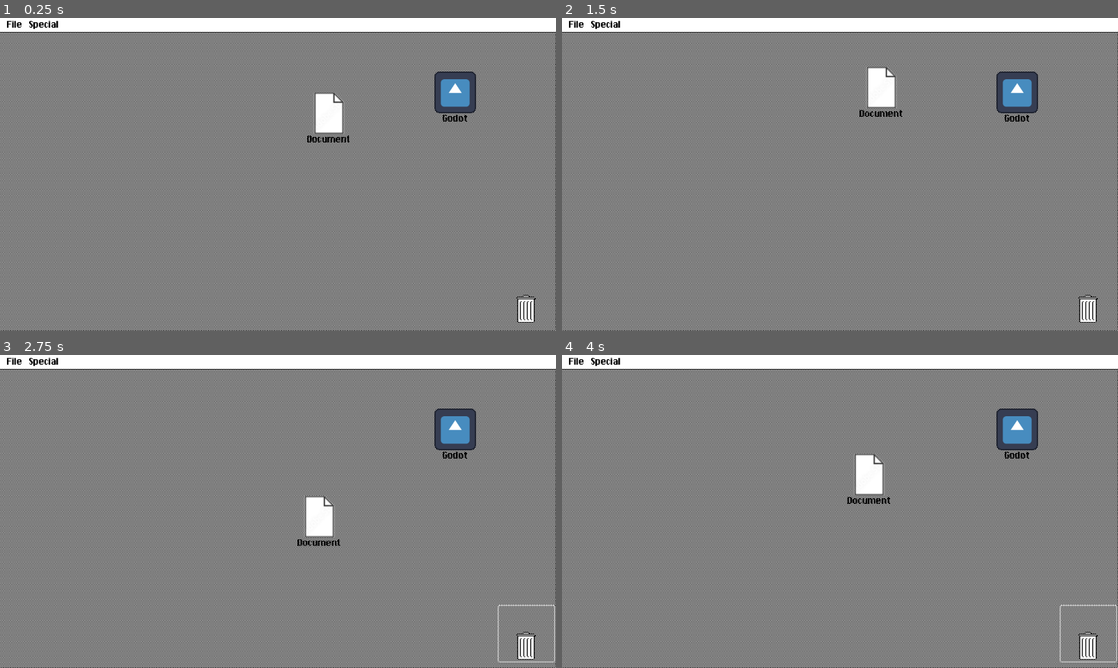
Above: before the commit, frames 1-4 (two rows, left to right).
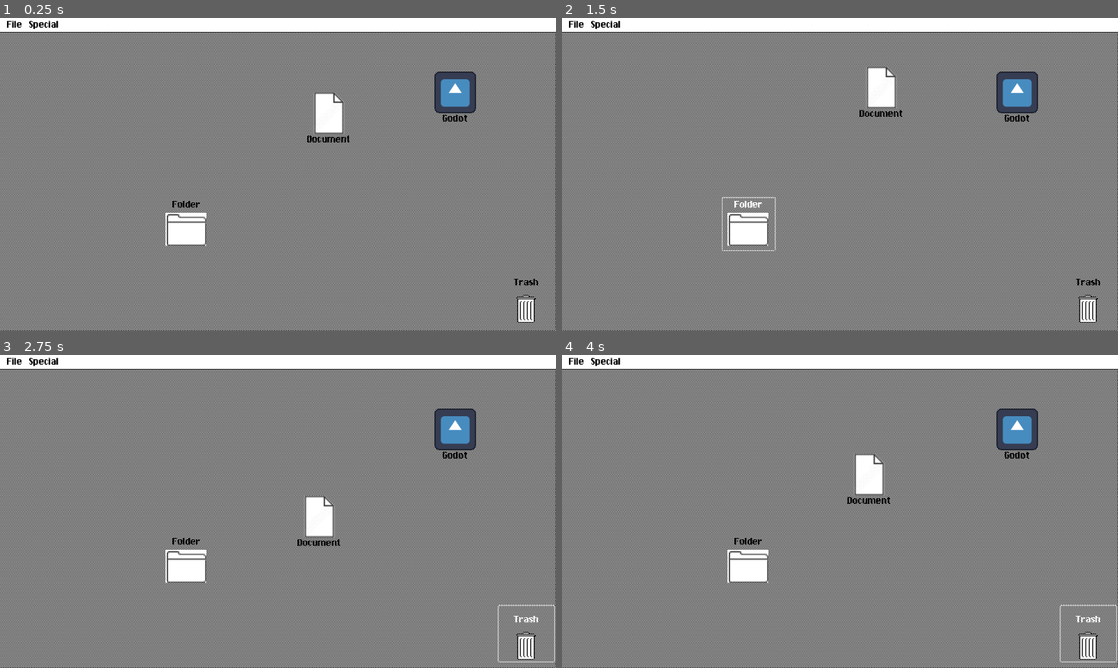
Above: after the commit, the same moments.

Repository: ee0pdt/gwj-78-erase
Game: Godot game, scene res://level/os1.tscn
Same seed, same stepped clock (60 frames per second), same inputs: the game is played once before the commit and once after it. This scene is started directly instead of the project's main scene. The engine's default icon, where the game draws it, is replaced by a stand-in: a white triangle on a blue panel in a dark square.
Inputs (mouse positions are in pixels of both pictures, inside the frame that each line leads up to):
- Up to frame 1 (0.25 s): no input
- Up to frame 2 (1.5 s): click "Document" at 0.5 s; click (751, 224) at 1.25 s, where only the run after the commit has a clickable "Folder"
- Up to frame 3 (2.75 s): click (528, 633) at 2 s
- Up to frame 4 (4 s): click "Godot" at 2.75 s; click (1090, 633) at 3.5 s

The runs differ from the first frame. In frame 1, 0.8% of the frame differs, in the area x 29-97%, y 58-86%; in frame 2, 0.9%, in the area x 28-97%, y 57-86%; in frame 3, 0.8%; in frame 4, 0.8%.

Commit message:
Basic folder support

Diff:
--- /dev/null
+++ b/file_system_items/folder/folder.gd
@@ -0,0 +1,22 @@
+class_name Folder
+extends FileSystemItem
+
+
+
+func _ready() -> void:
+	%Window.title = text
+
+
+func get_type() -> String:
+	return "folder"
+
+
+func _gui_input(event: InputEvent) -> void:
+	if event is InputEventMouseButton:
+		var mouse_event = event as InputEventMouseButton
+		if mouse_event.button_index == MOUSE_BUTTON_LEFT and mouse_event.double_click:
+			%Window.show()
+
+
+func _handle_close() -> void:
+	%Window.hide()
--- /dev/null
+++ b/file_system_items/folder/folder.tscn
@@ -0,0 +1,34 @@
+[gd_scene load_steps=4 format=3 uid="uid://byxkbllcqjjr3"]
+
+[ext_resource type="Texture2D" uid="uid://bm4gjghrn4dle" path="res://assets/images/folder.png" id="1_1lged"]
+[ext_resource type="Script" uid="uid://ljkq2bkxrxdy" path="res://file_system_items/folder/folder.gd" id="2_1lged"]
+[ext_resource type="PackedScene" uid="uid://7aid857rtjr5" path="res://file_system_items/file_system_item/file_system_item_state_machine.tscn" id="3_04nrn"]
+
+[node name="Folder" type="Button"]
+offset_right = 89.0
+offset_bottom = 80.0
+text = "Folder"
+icon = ExtResource("1_1lged")
+flat = true
+autowrap_mode = 3
+icon_alignment = 1
+vertical_icon_alignment = 2
+expand_icon = true
+script = ExtResource("2_1lged")
+
+[node name="StateMachine" parent="." instance=ExtResource("3_04nrn")]
+
+[node name="Window" type="Window" parent="."]
+unique_name_in_owner = true
+initial_position = 1
+size = Vector2i(320, 240)
+visible = false
+
+[node name="PanelContainer" type="Panel" parent="Window"]
+anchors_preset = 15
+anchor_right = 1.0
+anchor_bottom = 1.0
+grow_horizontal = 2
+grow_vertical = 2
+
+[connection signal="close_requested" from="Window" to="." method="_handle_close"]
--- a/level/os1.tscn
+++ b/level/os1.tscn
@@ -9,6 +9,7 @@
 [ext_resource type="PackedScene" uid="uid://dmf3a1es3sgi4" path="res://file_system_items/application/application.tscn" id="5_euys8"]
 [ext_resource type="PackedScene" uid="uid://dpf8vobr127ok" path="res://info_window/info_window.tscn" id="6_1b1c6"]
 [ext_resource type="PackedScene" uid="uid://wyj22wjeccw6" path="res://empty_trash_dialog/empty_trash_dialog.tscn" id="7_0vag3"]
+[ext_resource type="PackedScene" uid="uid://byxkbllcqjjr3" path="res://file_system_items/folder/folder.tscn" id="8_euys8"]
 [ext_resource type="Script" uid="uid://30qghlfcc1sv" path="res://fsm/state_machine.gd" id="8_k2s33"]
 [ext_resource type="Script" uid="uid://0mcjqa8ciue7" path="res://level/states/asleep.gd" id="9_8yfpd"]
 [ext_resource type="PackedScene" uid="uid://jr15xa6g2paw" path="res://menu_bar/menu_bar.tscn" id="9_jb3nm"]
@@ -66,7 +67,6 @@
 offset_bottom = 706.0
 grow_horizontal = 0
 grow_vertical = 2
-text = ""
 screen = NodePath("")
 
 [node name="Document" parent="Desktop" instance=ExtResource("4_7hnyc")]
@@ -83,6 +83,18 @@
 offset_top = 121.0
 offset_right = 1113.0
 offset_bottom = 249.0
+
+[node name="Folder" parent="Desktop" instance=ExtResource("8_euys8")]
+layout_mode = 0
+offset_left = 371.0
+offset_top = 415.0
+offset_right = 491.0
+offset_bottom = 535.0
+
+[node name="Document" parent="Desktop/Folder/Window/PanelContainer" index="0" instance=ExtResource("4_7hnyc")]
+layout_mode = 0
+offset_right = 120.0
+offset_bottom = 120.0
 
 [node name="MenuBar" parent="." instance=ExtResource("9_jb3nm")]
 unique_name_in_owner = true
@@ -126,4 +138,5 @@
 [connection signal="canceled" from="EmptyTrashDialog" to="." method="_cancel_empty_trash"]
 [connection signal="confirmed" from="EmptyTrashDialog" to="." method="_confirm_empty_trash"]
 
+[editable path="Desktop/Folder"]
 [editable path="EmptyTrashDialog"]
--- a/level/os3.tscn
+++ b/level/os3.tscn
@@ -129,11 +129,6 @@
 offset_right = 453.0
 offset_bottom = 244.0
 text = "Read Me"
-file_contents = "[center]Instructions[/center]
-
-Before you can install the game you need to downgrade your OS to an older version. Run the Downgrader app and follow the instructions.
-
-Once the downgrade is complete you will be able to run the Installer"
 file_size = 0.01
 
 [node name="LanguageFiles" parent="Desktop" instance=ExtResource("4_fjy5s")]
@@ -143,73 +138,6 @@
 offset_right = 1026.0
 offset_bottom = 347.0
 text = "Language Files"
-file_contents = "<!-- File Operations -->
-<string name=\"file_copy\">Copy</string>
-<string name=\"file_move\">Move</string>
-<string name=\"file_delete\">Delete</string>
-<string name=\"file_rename\">Rename</string>
-<string name=\"file_duplicate\">Make Copy</string>
-<string name=\"file_size\">Size: %d KB</string>
-<string name=\"file_created\">Created: %s</string>
-<string name=\"file_modified\">Modified: %s</string>
-
-<!-- Trash Management -->
-<string name=\"trash_empty\">Empty Bin</string>
-<string name=\"trash_warning\">Are you sure you want to permanently delete these items?</string>
-<string name=\"trash_size\">Items in Bin: %d (%s KB)</string>
-<string name=\"trash_empty_verb\">Empty</string>
-<string name=\"trash_full\">Full</string>
-
-<!-- System Updates -->
-<string name=\"update_available\">A system update is available.</string>
-<string name=\"update_space_required\">Required space: %d KB</string>
-<string name=\"update_preparing\">Preparing to update system...</string>
-<string name=\"update_installing\">Installing update...</string>
-<string name=\"update_complete\">Update complete. Please restart.</string>
-<string name=\"update_error\">Update failed: %s</string>
-
-<!-- Dialog Buttons -->
-<string name=\"button_ok\">OK</string>
-<string name=\"button_cancel\">Cancel</string>
-<string name=\"button_yes\">Yes</string>
-<string name=\"button_no\">No</string>
-<string name=\"button_continue\">Continue</string>
-<string name=\"button_abort\">Stop</string>
-
-<!-- Menu Items -->
-<string name=\"menu_file\">File</string>
-<string name=\"menu_edit\">Edit</string>
-<string name=\"menu_view\">View</string>
-<string name=\"menu_special\">Special</string>
-<string name=\"menu_help\">Help</string>
-
-<!-- Status Messages -->
-<string name=\"status_ready\">Ready</string>
-<string name=\"status_processing\">Processing...</string>
-<string name=\"status_waiting\">Please wait...</string>
-<string name=\"status_disk_space\">Available Space: %d KB</string>
-<string name=\"status_item_count\">%d items</string>
-
-<!-- System Resources -->
-<string name=\"resource_memory\">Memory: %d KB used of %d KB</string>
-<string name=\"resource_disk\">Disk Space: %d KB free of %d KB</string>
-<string name=\"resource_cpu\">System Load: %d%%</string>
-
-<!-- Window Management -->
-<string name=\"window_close\">Close</string>
-<string name=\"window_minimise\">Minimise</string>
-<string name=\"window_zoom\">Zoom</string>
-<string name=\"window_restore\">Restore</string>
-<string name=\"window_move\">Move</string>
-<string name=\"window_resize\">Resize</string>
-
-<!-- File Properties -->
-<string name=\"properties_type\">Type: %s</string>
-<string name=\"properties_location\">Location: %s</string>
-<string name=\"properties_size\">Size: %s KB (%d bytes)</string>
-<string name=\"properties_created\">Created: %s</string>
-<string name=\"properties_modified\">Modified: %s</string>
-<string name=\"properties_accessed\">Last accessed: %s</string>"
 file_size = 0.01
 
 [node name="MenuBar" parent="Desktop" instance=ExtResource("6_aen5n")]
--- a/themes/os1_mono.tres
+++ b/themes/os1_mono.tres
@@ -32,7 +32,7 @@
 bg_color = Color(1, 1, 1, 1)
 
 [sub_resource type="StyleBoxFlat" id="StyleBoxFlat_huffe"]
-bg_color = Color(1, 1, 1, 1)
+bg_color = Color(0, 0, 0, 1)
 border_width_left = 1
 border_width_top = 1
 border_width_right = 2
@@ -84,6 +84,6 @@
 RichTextLabel/fonts/italics_font = ExtResource("1_0070d")
 RichTextLabel/fonts/mono_font = ExtResource("1_0070d")
 RichTextLabel/fonts/normal_font = ExtResource("1_0070d")
-Window/colors/title_color = Color(0, 0, 0, 1)
+Window/colors/title_color = Color(1, 1, 1, 1)
 Window/fonts/title_font = ExtResource("1_0070d")
 Window/styles/embedded_border = SubResource("StyleBoxFlat_huffe")
Binary file added: assets/images/folder.png
Not shown, added: assets/images/folder.png.import
Not shown, added: file_system_items/folder/folder.gd.uid
Not shown: 1 places in level/os1.tscn that only renumber resources
